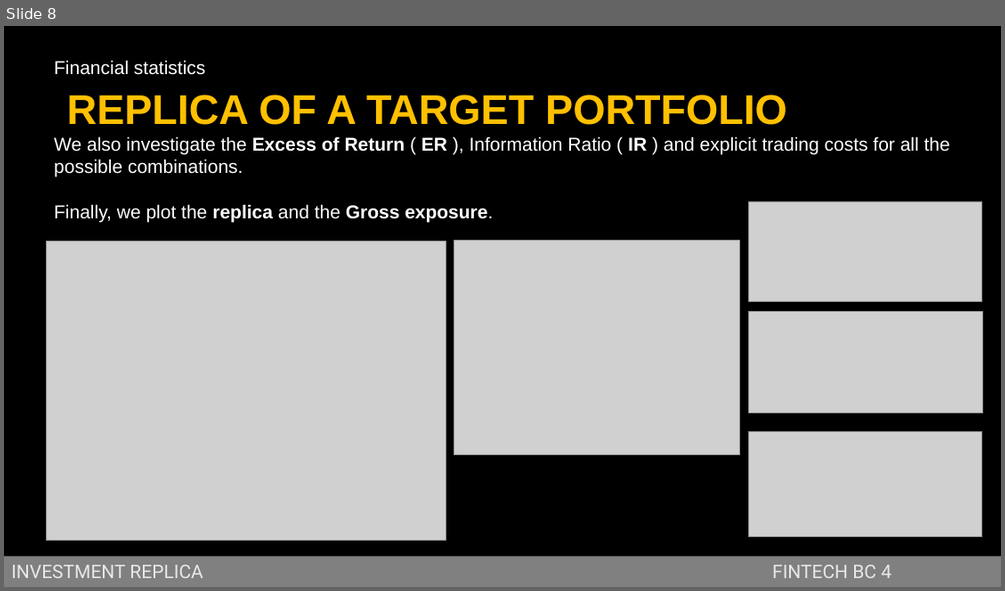
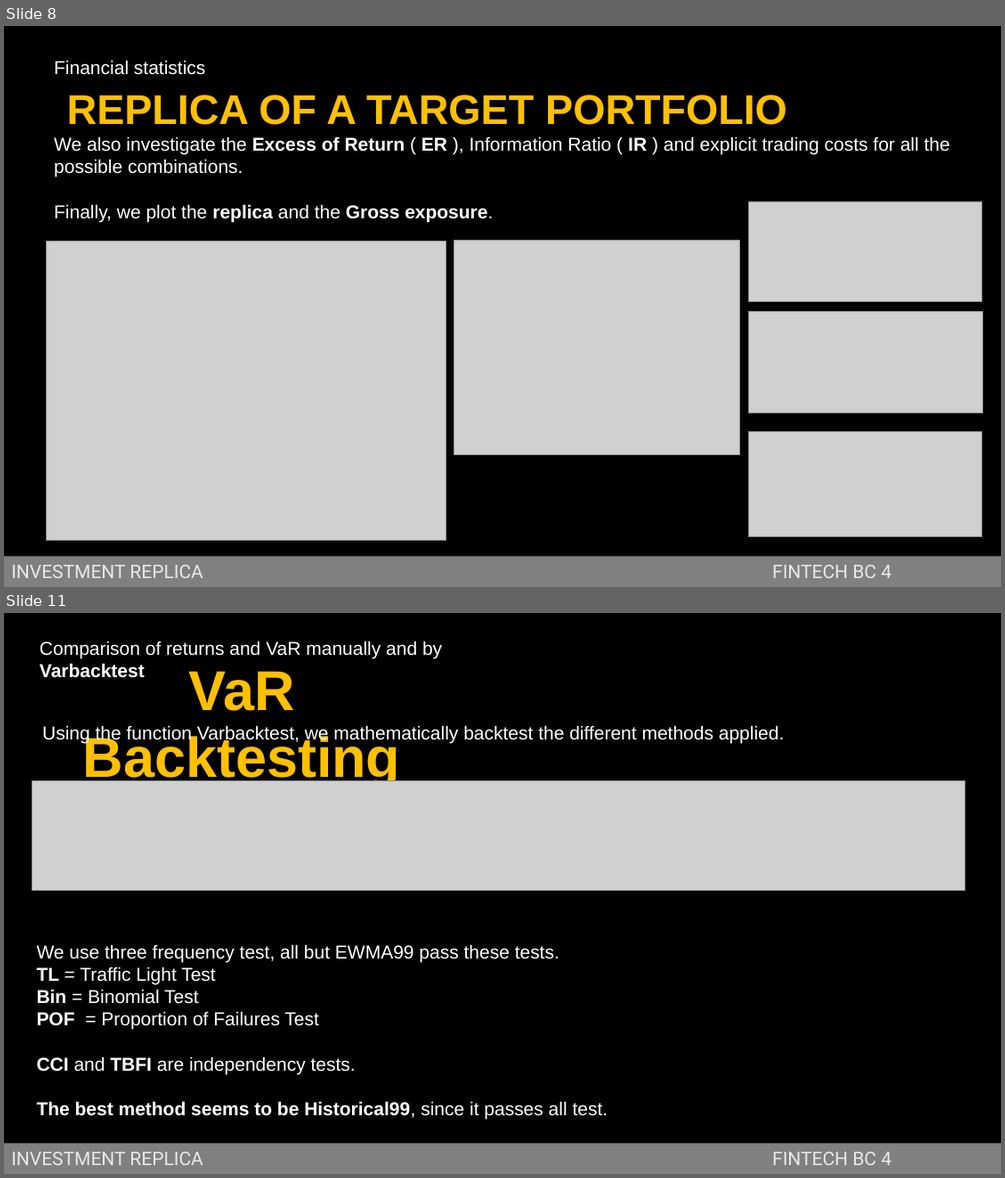
Before and after one commit to jstringara/Fintech, a slide deck: BC4/Bozza.pptx. Shown one above the other, each under a label of ours: slide 8 before the commit, slides 8 and 11 after it; the slides between them are not shown. The pictures are 1005x591 and 1005x1178 pixels, drawn with LibreOffice and Linux fonts; fonts in the diff are those of the drawing; grey boxes stand for pictures; background and template pictures are left out. Boxes give left, top, right and bottom in pixels: in the first picture for what was removed or moved away, otherwise in the second. Text is boxed around its words. In the diff, an @@ line names an element or a change of style, - is before the commit and + after.

```diff
--- a/BC4/Bozza.pptx
+++ b/BC4/Bozza.pptx
@@ slide 11 added at (4, 613, 1001, 1174), background picture (left out) @@
@@ text added at (40, 641, 442, 678), 18 pt, text #FFFFFF @@
+Comparison of returns and VaR manually and by Varbacktest
@@ text added at (83, 671, 401, 787), 54 pt, text #FFC000, bold @@
+VaR Backtesting
@@ text added at (42, 725, 785, 743), 18 pt, text #FFFFFF @@
+Using the function Varbacktest, we mathematically backtest the different methods applied.
@@ picture added at (32, 780, 966, 891) @@
@@ text added at (37, 944, 608, 1119), 18 pt, text #FFFFFF @@
+We use three frequency test, all but EWMA99 pass these tests.
+TL = Traffic Light Test
+Bin = Binomial Test
+POF = Proportion of Failures Test
+CCI and TBFI are independency tests.
+The best method seems to be Historical99, since it passes all test.
@@ rectangle added at (4, 1143, 1001, 1174), fill #808080, 18 pt, text #E8E8EA @@
+INVESTMENT REPLICA FINTECH BC 4
```
Also in this commit, not shown: 1 slide changed, 2 other slides added, 5 slides removed, 1 other file.
